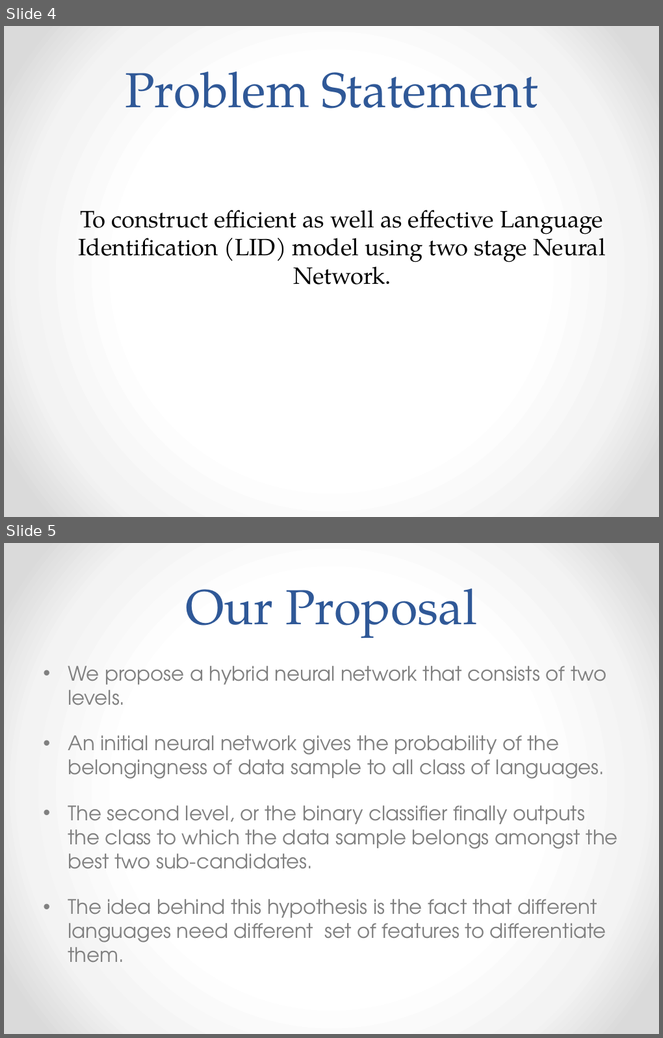
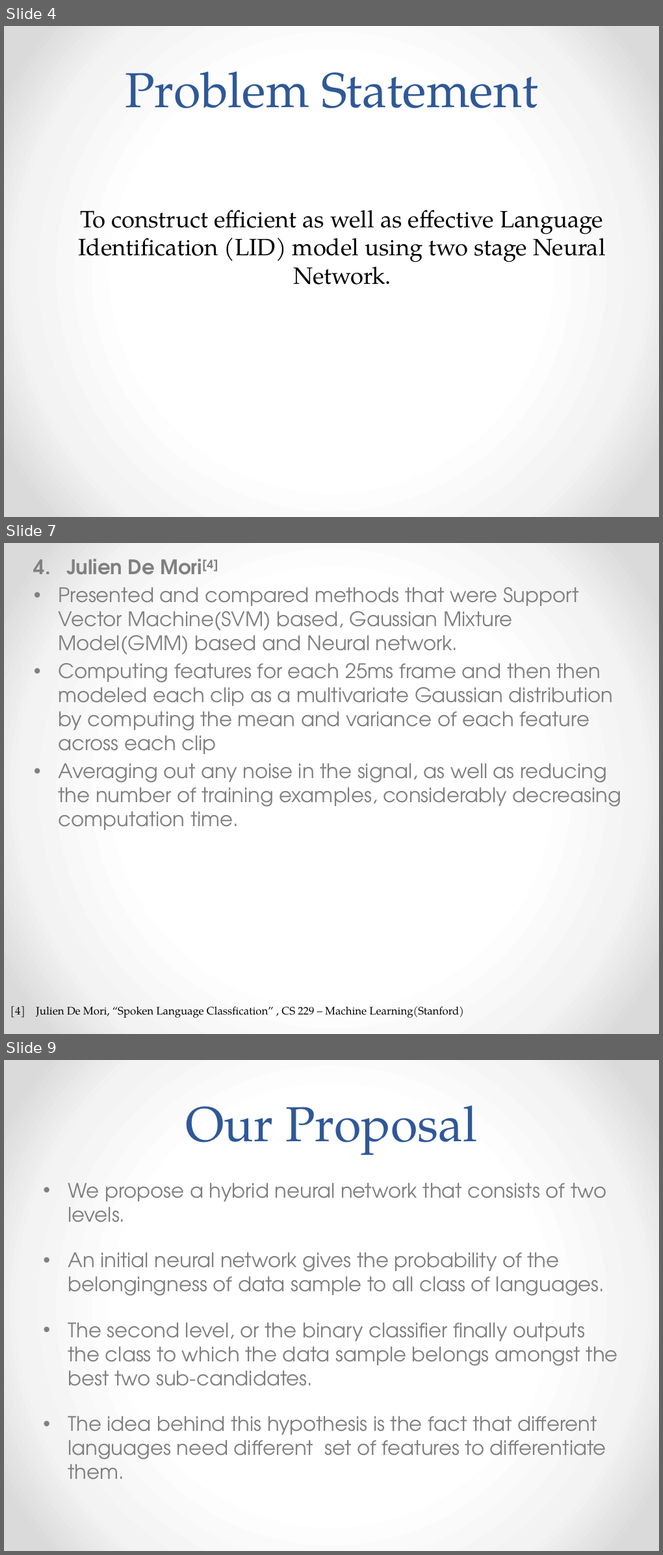
Before and after one commit to AudioExtractors/LanguageDetection, a slide deck: Docs/Presentation.pptx. Shown one above the other, each under a label of ours: slides 4 and 5 before the commit, slides 4, 7 and 9 after it; the slides between them are not shown. The pictures are 663x1038 and 663x1555 pixels, drawn with LibreOffice and Linux fonts; fonts in the diff are those of the drawing. Boxes give left, top, right and bottom in pixels: in the first picture for what was removed or moved away, otherwise in the second. Text is boxed around its words. In the diff, an @@ line names an element or a change of style, - is before the commit and + after.

```diff
--- a/Docs/Presentation.pptx
+++ b/Docs/Presentation.pptx
@@ slide 7 added at <box>4,543,659,1034</box>, background gradient #FFFFFF to #F4F4F4 to #DADADA @@
@@ text added at <box>59,559,622,830</box>, 22 pt, text #808080 @@
+4. Julien De Mori[4]
+• Presented and compared methods that were Support Vector Machine(SVM) based, Gaussian Mixture Model(GMM) based and Neural network.
+• Computing features for each 25ms frame and then then modeled each clip as a multivariate Gaussian distribution by computing the mean and variance of each feature across each clip
+• Averaging out any noise in the signal, as well as reducing the number of training examples, considerably decreasing computation time.
@@ text added at <box>10,1006,464,1018</box>, 12 pt, text #000000 @@
+[4] Julien De Mori, “Spoken Language Classfication” , CS 229 – Machine Learning(Stanford)
@@ what was slide 5 is now slide 9 @@
```
Also in this commit, not shown: 1 slide changed, 5 other slides added.
